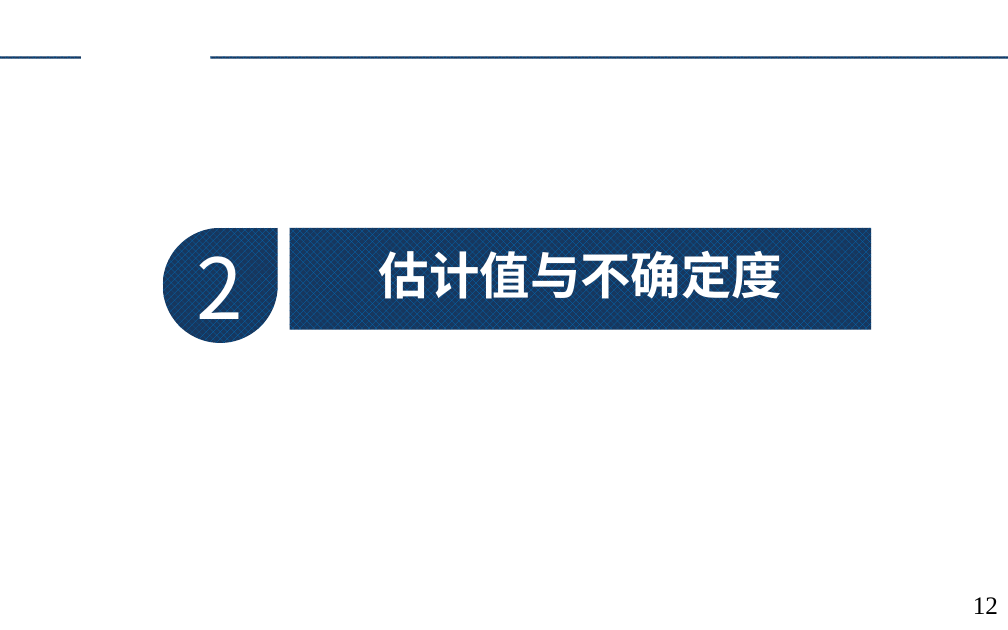
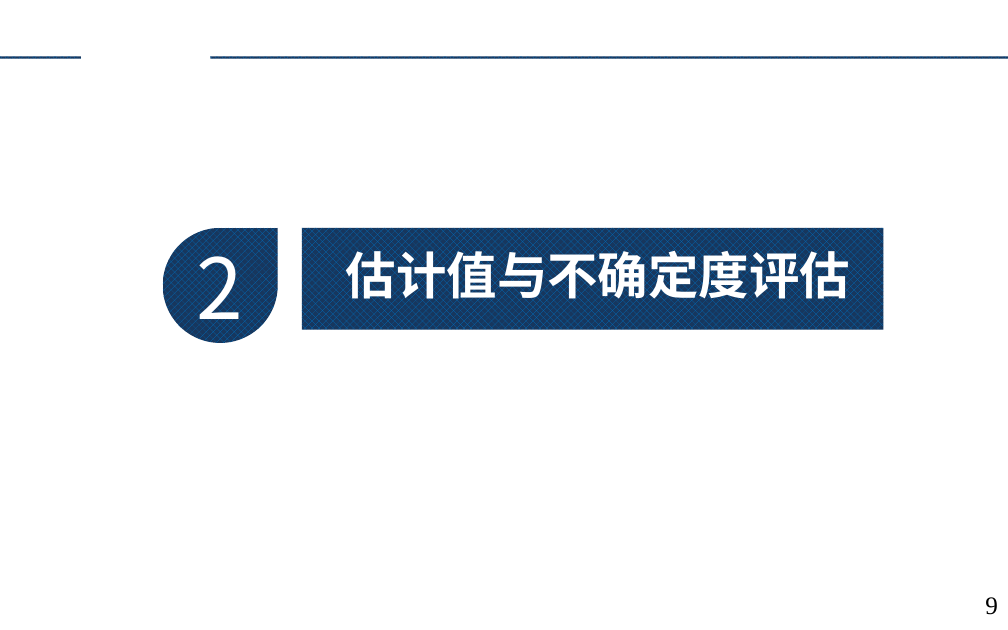
Before and after one commit to augusto-13/ErrorTheory_discussion_ppt, a slide deck: slide 9 of 2023-4-9.pptx (slide 12 before the commit). Drawn at 1008x630 pixels with LibreOffice and Linux fonts; fonts in the diff are those of the drawing; background and template pictures are left out. Boxes give left, top, right and bottom in pixels: in the first picture for what was removed or moved away, otherwise in the second. Text is boxed around its words. In the diff, an @@ line names an element or a change of style, - is before the commit and + after.

```diff
--- a/2023-4-9.pptx
+++ b/2023-4-9.pptx
@@ rectangle moved from (x1=289, y1=228, x2=871, y2=330) to (x1=301, y1=228, x2=883, y2=330) @@
@@ text at (x1=346, y1=248, x2=850, y2=304): text changed @@
-估计值与不确定度
+估计值与不确定度评估
@@ page number at (x1=985, y1=597, x2=998, y2=615): text changed @@
-12
+9
```
Also in this commit, not shown: 2 other slides changed, 6 slides added, 4 slides removed.
